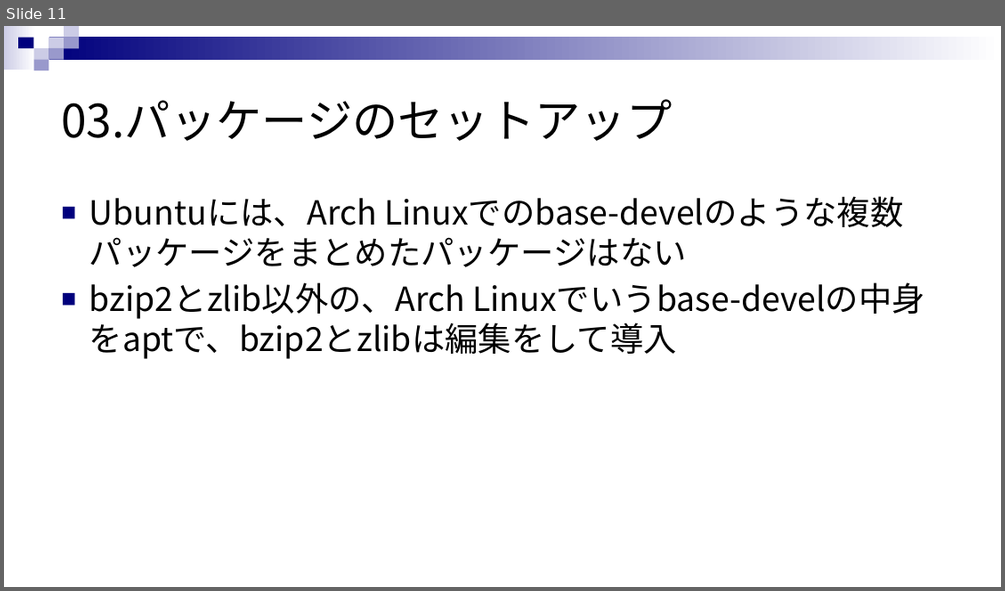
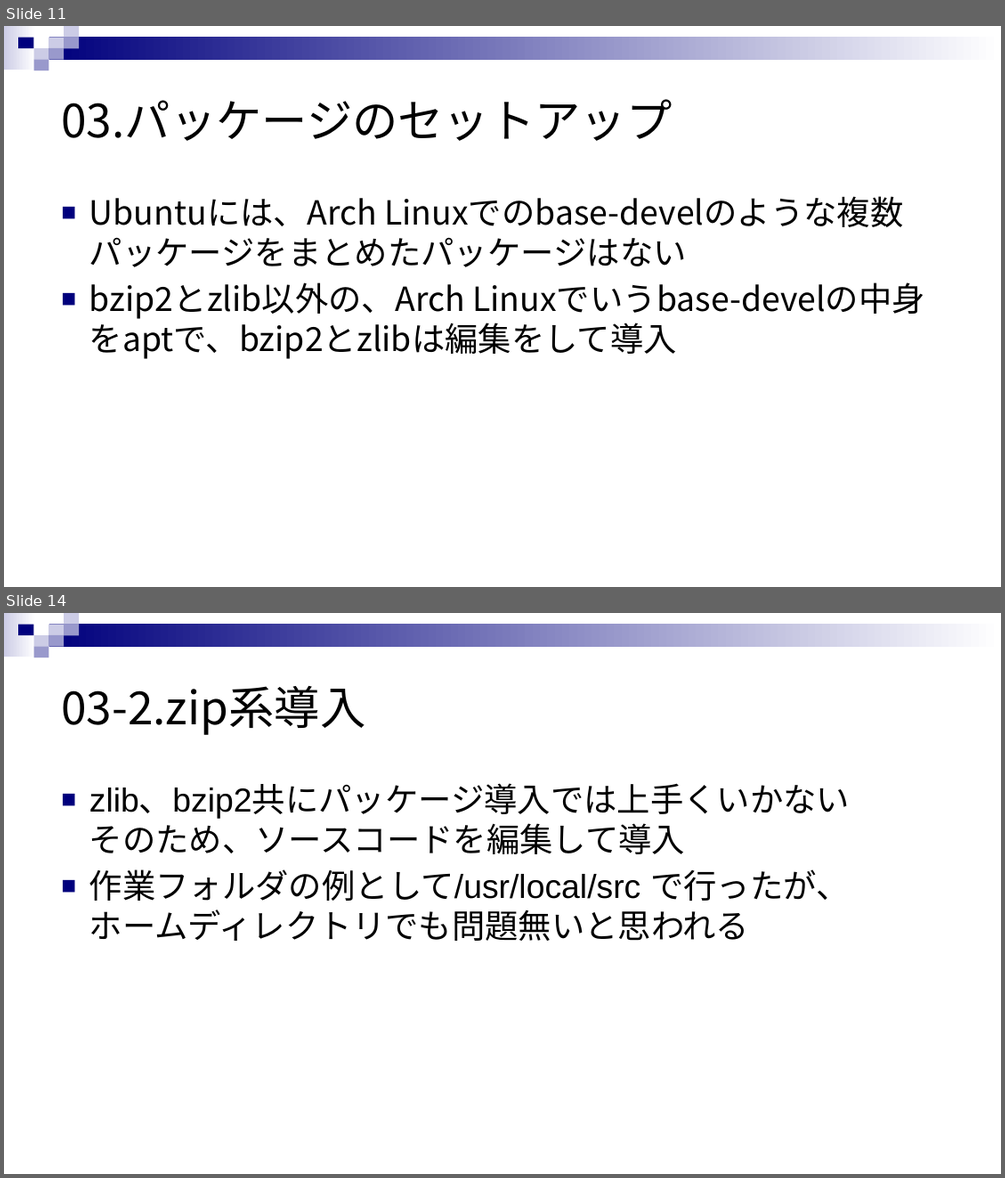
Before and after one commit to rensuke/SIMUonWSL, a slide deck: RE_SIMU_ON_WSL.pptx. Shown one above the other, each under a label of ours: slide 11 before the commit, slides 11 and 14 after it; the slides between them are not shown. The pictures are 1005x591 and 1005x1178 pixels, drawn with LibreOffice and Linux fonts; fonts in the diff are those of the drawing. Boxes give left, top, right and bottom in pixels: in the first picture for what was removed or moved away, otherwise in the second. Text is boxed around its words. In the diff, an @@ line names an element or a change of style, - is before the commit and + after.

Commit message:
zlib導入前まで追記

```diff
--- a/RE_SIMU_ON_WSL.pptx
+++ b/RE_SIMU_ON_WSL.pptx
@@ slide 14 added at (4, 613, 1001, 1174), background #FFFFFF; not listed: 9 template elements that a slide beside it also shows @@
@@ title added at (61, 686, 365, 735), 44 pt, text #000000 @@
+03-2.zip系導入
@@ text added at (89, 786, 850, 941), 32 pt, text #000000 @@
+■ zlib、bzip2共にパッケージ導入では上手くいかない
+  そのため、ソースコードを編集して導入
+■ 作業フォルダの例として/usr/local/src で行ったが、
+  ホームディレクトリでも問題無いと思われる
```
Also in this commit, not shown: 1 slide changed, 1 other slide added.
